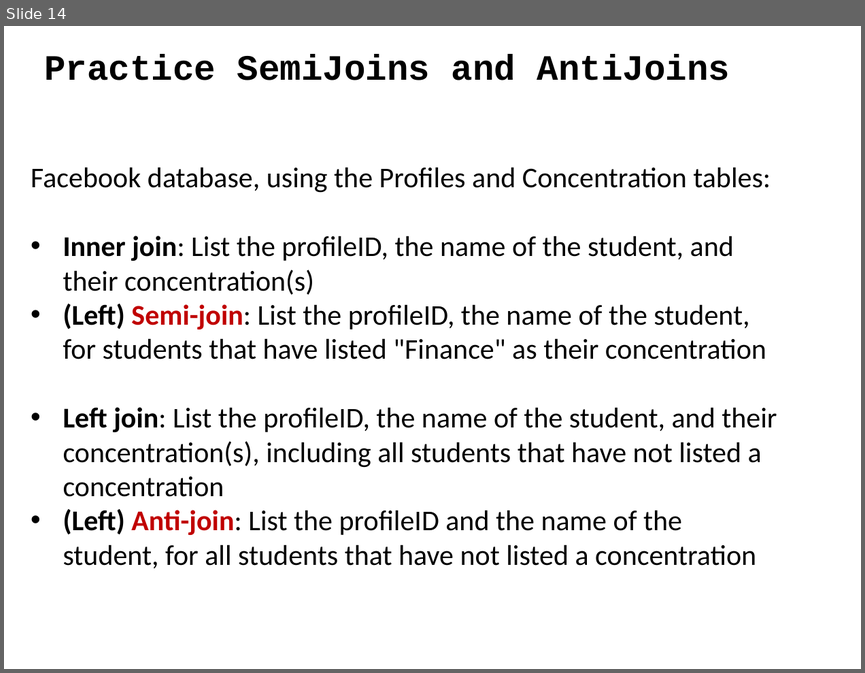
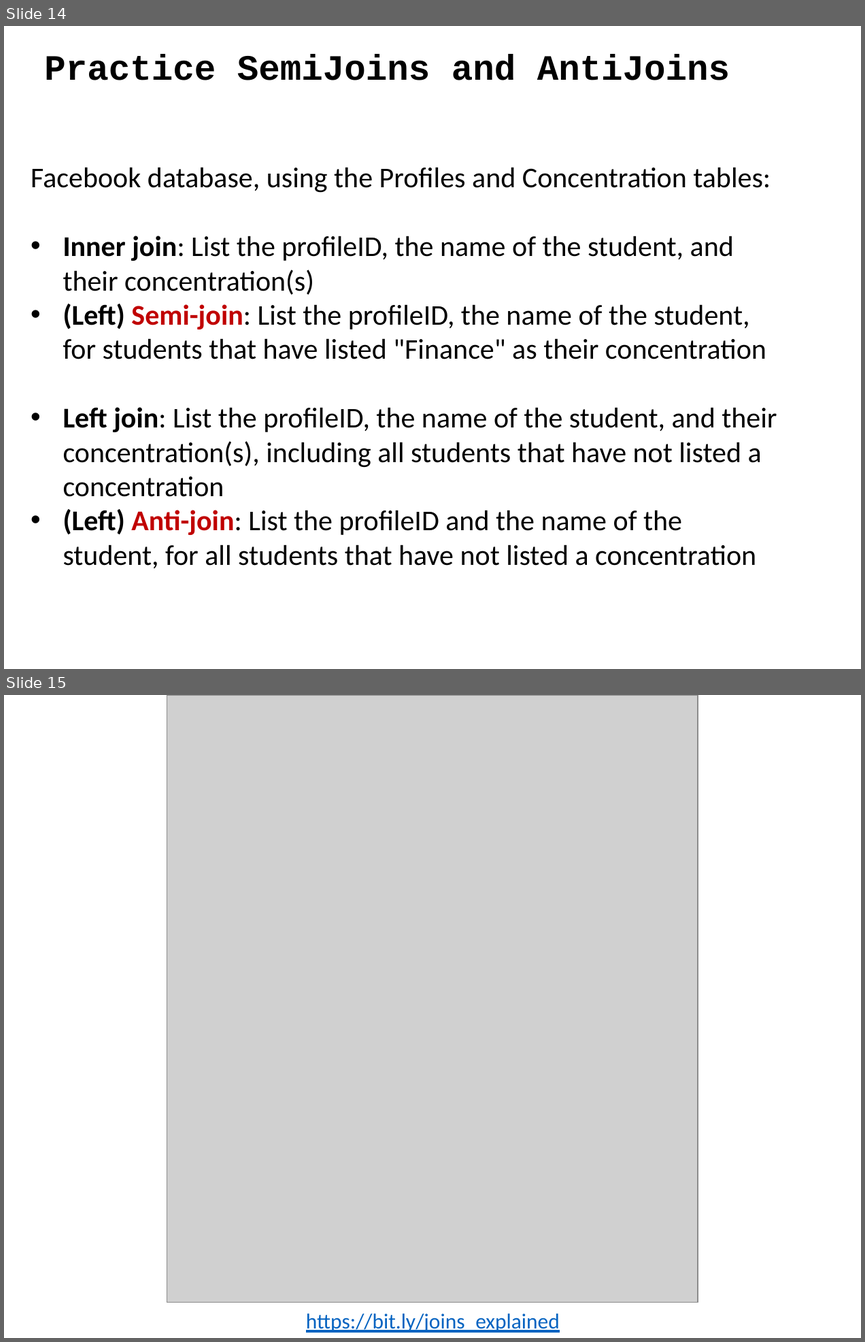
Before and after one commit to ipeirotis/introduction-to-databases, a slide deck: session4/C-SQL_Joins.pptx. Shown one above the other, each under a label of ours: slide 14 before the commit, slides 14 and 15 after it. The pictures are 865x673 and 865x1342 pixels, drawn with LibreOffice and Linux fonts; fonts in the diff are those of the drawing; grey boxes stand for pictures. Boxes give left, top, right and bottom in pixels: in the first picture for what was removed or moved away, otherwise in the second. Text is boxed around its words. In the diff, an @@ line names an element or a change of style, - is before the commit and + after.

```diff
--- a/session4/C-SQL_Joins.pptx
+++ b/session4/C-SQL_Joins.pptx
@@ slide 15 added at [4, 695, 861, 1338], background #FFFFFF @@
@@ picture added at [167, 695, 697, 1302] @@
@@ text added at [306, 1313, 560, 1332], 18 pt, text #0563C1, underline @@
+https://bit.ly/joins_explained
```
Also in this commit, not shown: 1 slide removed.
